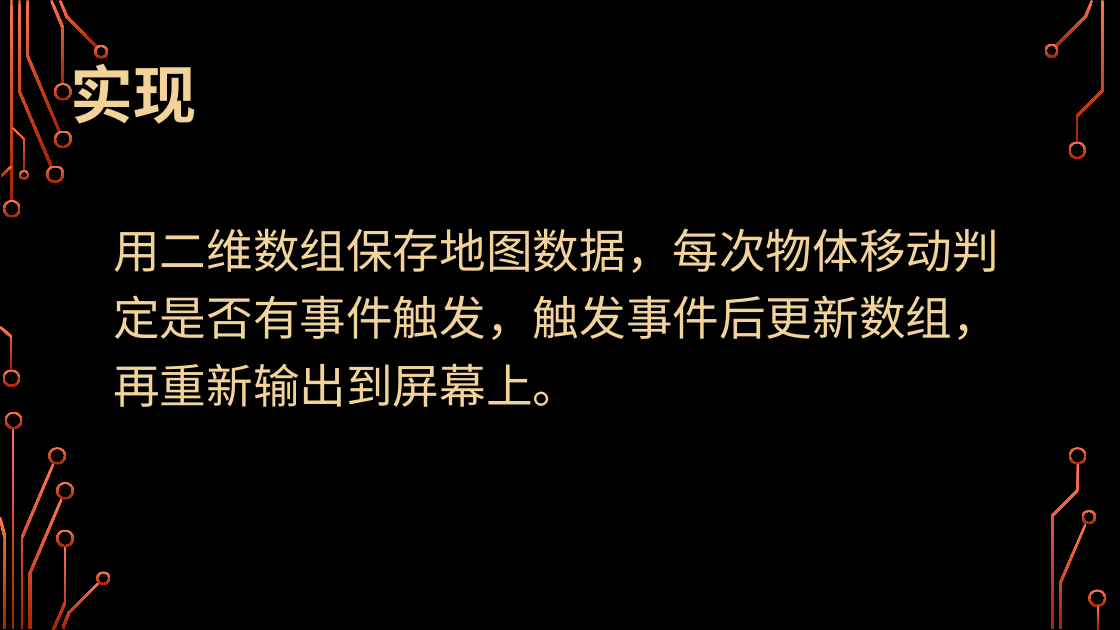
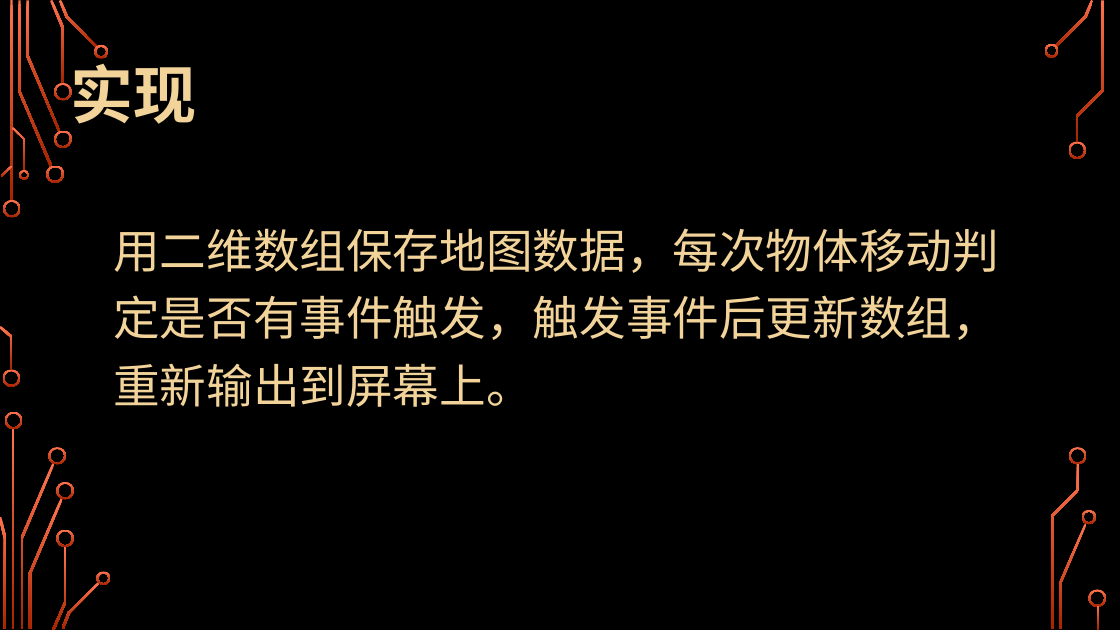
Before and after one commit to sweet-orange-team/Tankgame, a slide deck: slide 11 of resource/C++大作业/C++大作业-坦克大战.pptx. Drawn at 1120x630 pixels with LibreOffice and Linux fonts; fonts in the diff are those of the drawing; background and template pictures are left out. Boxes give left, top, right and bottom in pixels: in the first picture for what was removed or moved away, otherwise in the second. Text is boxed around its words. In the diff, an @@ line names an element or a change of style, - is before the commit and + after.

Commit message:
更新PPT

```diff
--- a/resource/C++大作业/C++大作业-坦克大战.pptx
+++ b/resource/C++大作业/C++大作业-坦克大战.pptx
@@ text at [113,228,999,407]: text changed @@
-用二维数组保存地图数据，每次物体移动判定是否有事件触发，触发事件后更新数组，再重新输出到屏幕上。
+用二维数组保存地图数据，每次物体移动判定是否有事件触发，触发事件后更新数组，重新输出到屏幕上。
```
Also in this commit, not shown: 5 other slides changed, 2 slides added, 1 slide removed.
